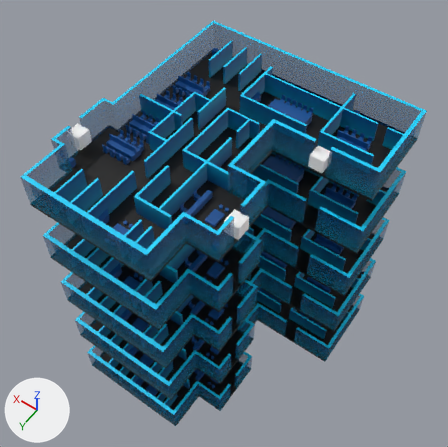
A saved change to the glTF model models/floorPlanAnim.glb.
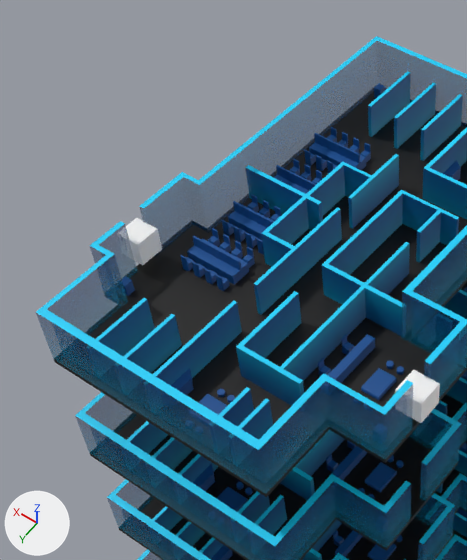
Old and new are each drawn whole from a camera (50 mm lens) standing at (-30.9, 44.0, 77.0) and looking at (2.7, -3.1, 3.1) and again close up on the part from 0% to 59% of the width and 0% to 71% of the height. Lighting does not change. The marker at lower left points along +X, +Y and +Z. Where no turn or scale is listed for an object, it has been applied to the vertices.

Script lines for the objects in view, before the commit:
```python
ob_2_5d_floorplan_002 = bpy.data.objects.new('2.5D Floorplan.002', me_mesh_006)
ob_2_5d_floorplan_002.location = (7.06, -15.45, -13.1)
ob_cameralocation_030 = bpy.data.objects.new('cameraLocation.030', me_cube_044)
ob_cameralocation_030.parent = ob_floor5
ob_cameralocation_030.location = (14.39, -0.751, 0.5)
ob_cameralocation_030.scale = (0.0, 0.0, 0.0)
ob_cameralocation_031 = bpy.data.objects.new('cameraLocation.031', me_cube_045)
ob_cameralocation_031.parent = ob_floor5
ob_cameralocation_031.location = (14.39, -16.72, 0.5)
ob_cameralocation_031.scale = (0.0, 0.0, 0.0)
ob_cameralocation_032 = bpy.data.objects.new('cameraLocation.032', me_cube_046)
ob_cameralocation_032.parent = ob_floor5
ob_cameralocation_032.location = (7.867, 3.497, 0.5)
ob_cameralocation_032.scale = (0.0, 0.0, 0.0)
ob_cameralocation_033 = bpy.data.objects.new('cameraLocation.033', me_cube_047)
ob_cameralocation_033.parent = ob_floor5
ob_cameralocation_033.location = (6.34, 17.75, 0.5)
ob_cameralocation_033.scale = (0.0, 0.0, 0.0)
ob_cameralocation_034 = bpy.data.objects.new('cameraLocation.034', me_cube_048)
ob_cameralocation_034.parent = ob_floor5
ob_cameralocation_034.location = (3.672, 2.106, 0.5)
ob_cameralocation_034.scale = (0.0, 0.0, 0.0)
ob_cameralocation_035 = bpy.data.objects.new('cameraLocation.035', me_cube_049)
ob_cameralocation_035.parent = ob_floor5
ob_cameralocation_035.location = (0.0666, 3.982, 0.5)
ob_cameralocation_035.scale = (0.0, 0.0, 0.0)
# also in view: 'doorPosition.014' at (17.0, 8.3, 22.0); 'FloorplanBase.002' at (0.0, 0.0, -13.3); '2.5D Floorplan.004' at (0.0, 0.0, 11.1); 'FloorplanBase.004' at (0.0, 0.0, 8.6); '2.5D Floorplan.001' at (0.0, 0.0, 0.2)
```
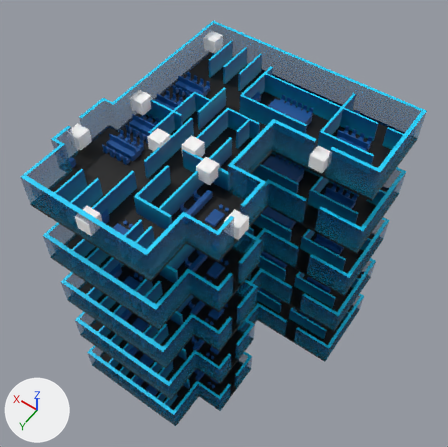
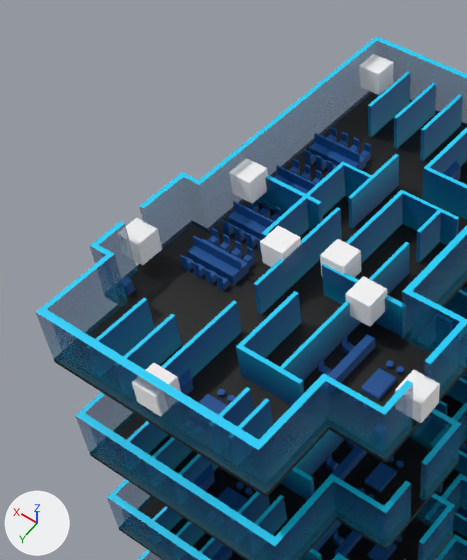
Commit message: john madden eueueueueueueueueueu

Boxes (x1, y1, x2, y2) around the edits, measured in the close-ups (467 x 560 px):
'cameraLocation.035', recoloured, rescaled (not visible before): after (345, 276, 387, 327)
'cameraLocation.033', recoloured, rescaled (not visible before): after (132, 363, 181, 417)
'cameraLocation.030', rescaled (not visible before): after (229, 158, 268, 204)
'cameraLocation.031', rescaled (not visible before): after (359, 54, 393, 95)
'cameraLocation.034', recoloured, rescaled (not visible before): after (320, 239, 361, 278)
'cameraLocation.032', recoloured, rescaled (not visible before): after (260, 226, 301, 267)

Diff of the bpy script that builds the scene:
```diff
--- a/models/floorPlanAnim.glb.py
+++ b/models/floorPlanAnim.glb.py
@@ me_cube_046 @@
 me_cube_046.from_pydata(...)  # 8 vertices, 12 faces; spans x -1.0..1.0, y -1.0..1.0, z -1.0..1.0
+me_cube_046.materials.append(mat_invisiblemat)  # white #ffffff
@@ me_cube_047 @@
 me_cube_047.from_pydata(...)  # 8 vertices, 12 faces; spans x -1.0..1.0, y -1.0..1.0, z -1.0..1.0
+me_cube_047.materials.append(mat_invisiblemat)  # white #ffffff
@@ me_cube_048 @@
 me_cube_048.from_pydata(...)  # 8 vertices, 12 faces; spans x -1.0..1.0, y -1.0..1.0, z -1.0..1.0
+me_cube_048.materials.append(mat_invisiblemat)  # white #ffffff
@@ me_cube_049 @@
 me_cube_049.from_pydata(...)  # 8 vertices, 12 faces; spans x -1.0..1.0, y -1.0..1.0, z -1.0..1.0
+me_cube_049.materials.append(mat_invisiblemat)  # white #ffffff
@@ ob_cameralocation_030 @@
 ob_cameralocation_030.location = (14.39, -0.751, 0.5)
-ob_cameralocation_030.scale = (0.0, 0.0, 0.0)
@@ ob_cameralocation_031 @@
 ob_cameralocation_031.location = (14.39, -16.72, 0.5)
-ob_cameralocation_031.scale = (0.0, 0.0, 0.0)
@@ ob_cameralocation_032 @@
 ob_cameralocation_032.location = (7.867, 3.497, 0.5)
-ob_cameralocation_032.scale = (0.0, 0.0, 0.0)
@@ ob_cameralocation_033 @@
 ob_cameralocation_033.location = (6.34, 17.75, 0.5)
-ob_cameralocation_033.scale = (0.0, 0.0, 0.0)
@@ ob_cameralocation_034 @@
 ob_cameralocation_034.location = (3.672, 2.106, 0.5)
-ob_cameralocation_034.scale = (0.0, 0.0, 0.0)
@@ ob_cameralocation_035 @@
 ob_cameralocation_035.location = (0.0666, 3.982, 0.5)
-ob_cameralocation_035.scale = (0.0, 0.0, 0.0)
```
